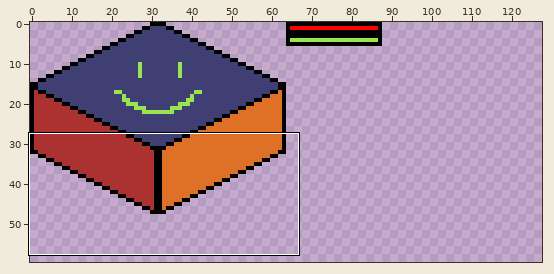
Pixel-art file, stored at TinyGardenGame/Content/sprites/test_plant_sprites.ase. The first picture is a wide view before the edit; the outline marks the close-up.
Close-up. The starting point:
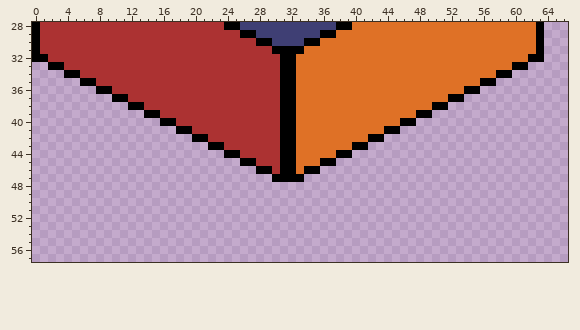
128x64 pixels, 1 frame. Shown: x 0..66, y 28..57. The wide view leaves out empty margins. The commit also changed other parts of the picture, which this record leaves out.
New version:
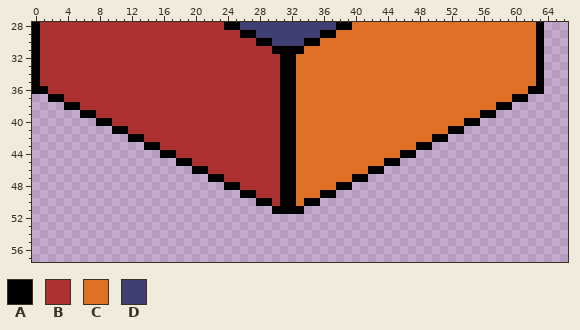
Palette (. is transparent): A #000000  B #ac3232  C #df7126  D #3f3f74
Diff:
Changed rows in their new state; - is an unchanged pixel.
first column x 0:
32 -B------------------------------------------------------------C-
33 ABBB--------------------------------------------------------CCCA
34 ABBBBB----------------------------------------------------CCCCCA
35 ABBBBBBB------------------------------------------------CCCCCCCA
36 AABBBBBBBB--------------------------------------------CCCCCCCCAA
37 --AABBBBBBBB----------------------------------------CCCCCCCCAA--
38 ----AABBBBBBBB------------------------------------CCCCCCCCAA----
39 ------AABBBBBBBB--------------------------------CCCCCCCCAA------
40 --------AABBBBBBBB----------------------------CCCCCCCCAA--------
41 ----------AABBBBBBBB------------------------CCCCCCCCAA----------
42 ------------AABBBBBBBB--------------------CCCCCCCCAA------------
43 --------------AABBBBBBBB----------------CCCCCCCCAA--------------
44 ----------------AABBBBBBBB------------CCCCCCCCAA----------------
45 ------------------AABBBBBBBB--------CCCCCCCCAA------------------
46 --------------------AABBBBBBBB----CCCCCCCCAA--------------------
47 ----------------------AABBBBBBB--CCCCCCCAA----------------------
48 ------------------------AABBBBBAACCCCCAA------------------------
49 --------------------------AABBBAACCCAA--------------------------
50 ----------------------------AABAACAA----------------------------
51 ------------------------------AAAA------------------------------
Where, in picture pixels (left, top, right, bottom), the same in both close-ups:
changed: (32, 54, 544, 214)
